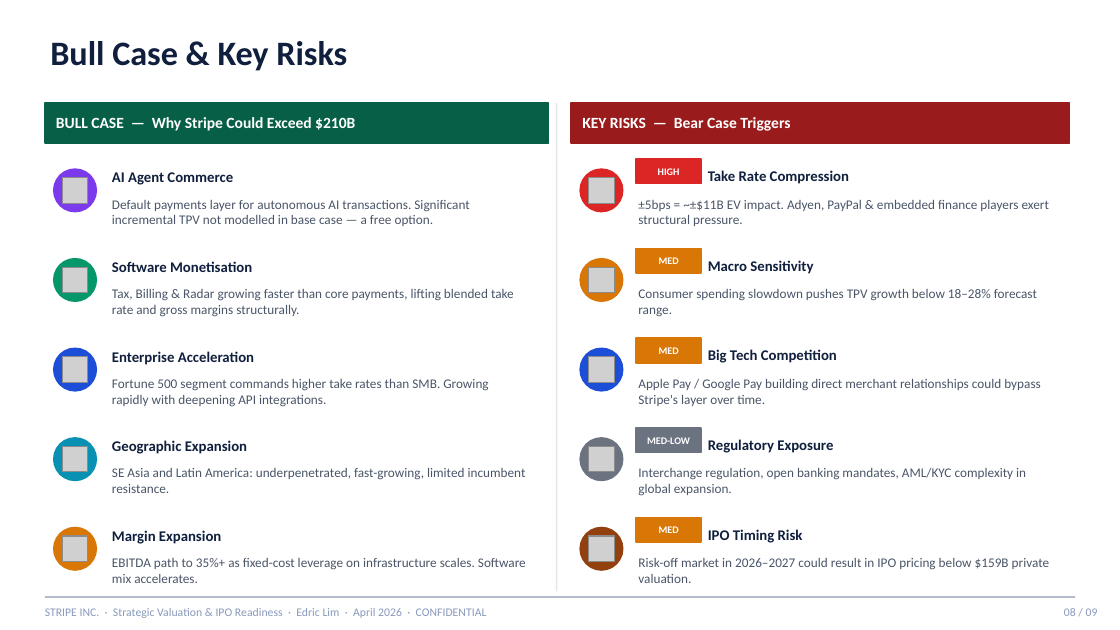
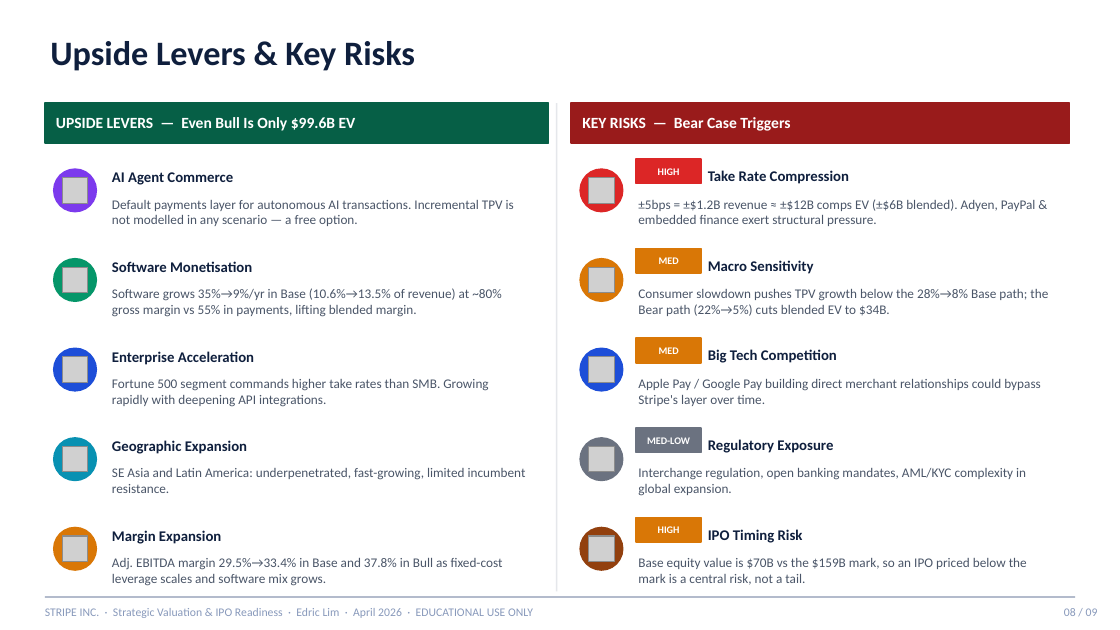
Before and after one commit to edricwidjajaliem-ux/edric, a slide deck: slide 8 of files/Stripe_Pitch_Deck_-_Edric_Lim.pptx. Drawn at 1120x630 pixels with LibreOffice and Linux fonts; fonts in the diff are those of the drawing; grey boxes stand for pictures. Boxes give left, top, right and bottom in pixels: in the first picture for what was removed or moved away, otherwise in the second. Text is boxed around its words. In the diff, an @@ line names an element or a change of style, - is before the commit and + after.

```diff
--- a/files/Stripe_Pitch_Deck_-_Edric_Lim.pptx
+++ b/files/Stripe_Pitch_Deck_-_Edric_Lim.pptx
@@ text at (50,41,415,71): text changed @@
-Bull Case & Key Risks
+Upside Levers & Key Risks
@@ text at (56,117,356,131): text changed @@
-BULL CASE — Why Stripe Could Exceed $210B
+UPSIDE LEVERS — Even Bull Is Only $99.6B EV
@@ text at (112,200,514,226): text changed @@
-Default payments layer for autonomous AI transactions. Significant incremental TPV not modelled in base case — a free option.
+Default payments layer for autonomous AI transactions. Incremental TPV is not modelled in any scenario — a free option.
@@ text at (638,199,1036,226): text changed @@
-±5bps = ~±$11B EV impact. Adyen, PayPal & embedded finance players exert structural pressure.
+±5bps = ±$1.2B revenue ≈ ±$12B comps EV (±$6B blended). Adyen, PayPal & embedded finance exert structural pressure.
@@ text at (112,288,501,317): text changed @@
-Tax, Billing & Radar growing faster than core payments, lifting blended take rate and gross margins structurally.
+Software grows 35%→9%/yr in Base (10.6%→13.5% of revenue) at ~80% gross margin vs 55% in payments, lifting blended margin.
@@ text at (638,289,1048,316): text changed @@
-Consumer spending slowdown pushes TPV growth below 18–28% forecast range.
+Consumer slowdown pushes TPV growth below the 28%→8% Base path; the Bear path (22%→5%) cuts blended EV to $34B.
@@ text at (658,526,680,533): text changed @@
-MED
+HIGH
@@ text at (112,558,503,586): text changed @@
-EBITDA path to 35%+ as fixed-cost leverage on infrastructure scales. Software mix accelerates.
+Adj. EBITDA margin 29.5%→33.4% in Base and 37.8% in Bull as fixed-cost leverage scales and software mix grows.
@@ text at (638,558,1027,585): text changed @@
-Risk-off market in 2026–2027 could result in IPO pricing below $159B private valuation.
+Base equity value is $70B vs the $159B mark, so an IPO priced below the mark is a central risk, not a tail.
@@ text at (45,608,533,618): text changed @@
-STRIPE INC. · Strategic Valuation & IPO Readiness · Edric Lim · April 2026 · CONFIDENTIAL
+STRIPE INC. · Strategic Valuation & IPO Readiness · Edric Lim · April 2026 · EDUCATIONAL USE ONLY
```
Also in this commit, not shown: 8 other slides changed, 3 other files.
